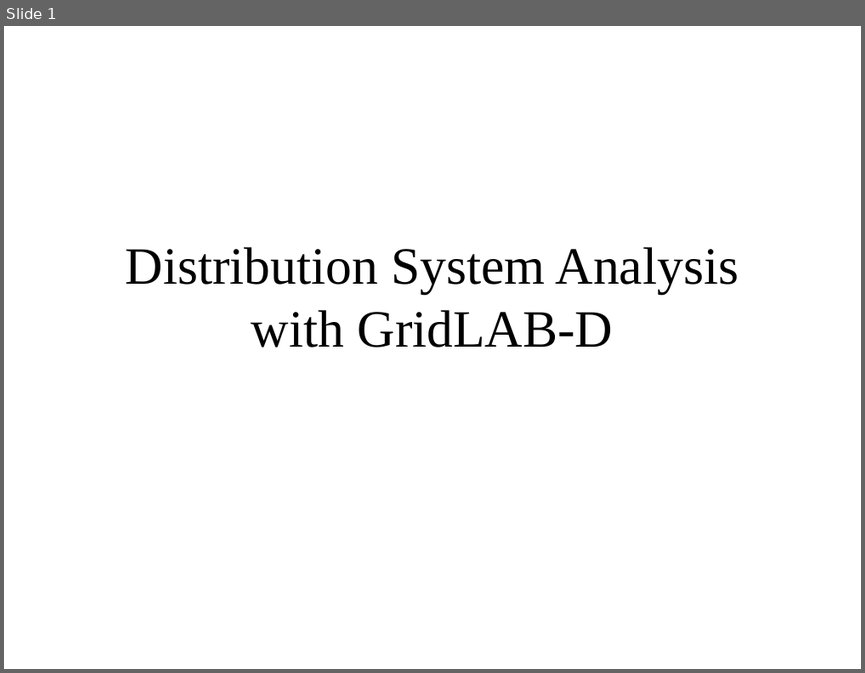
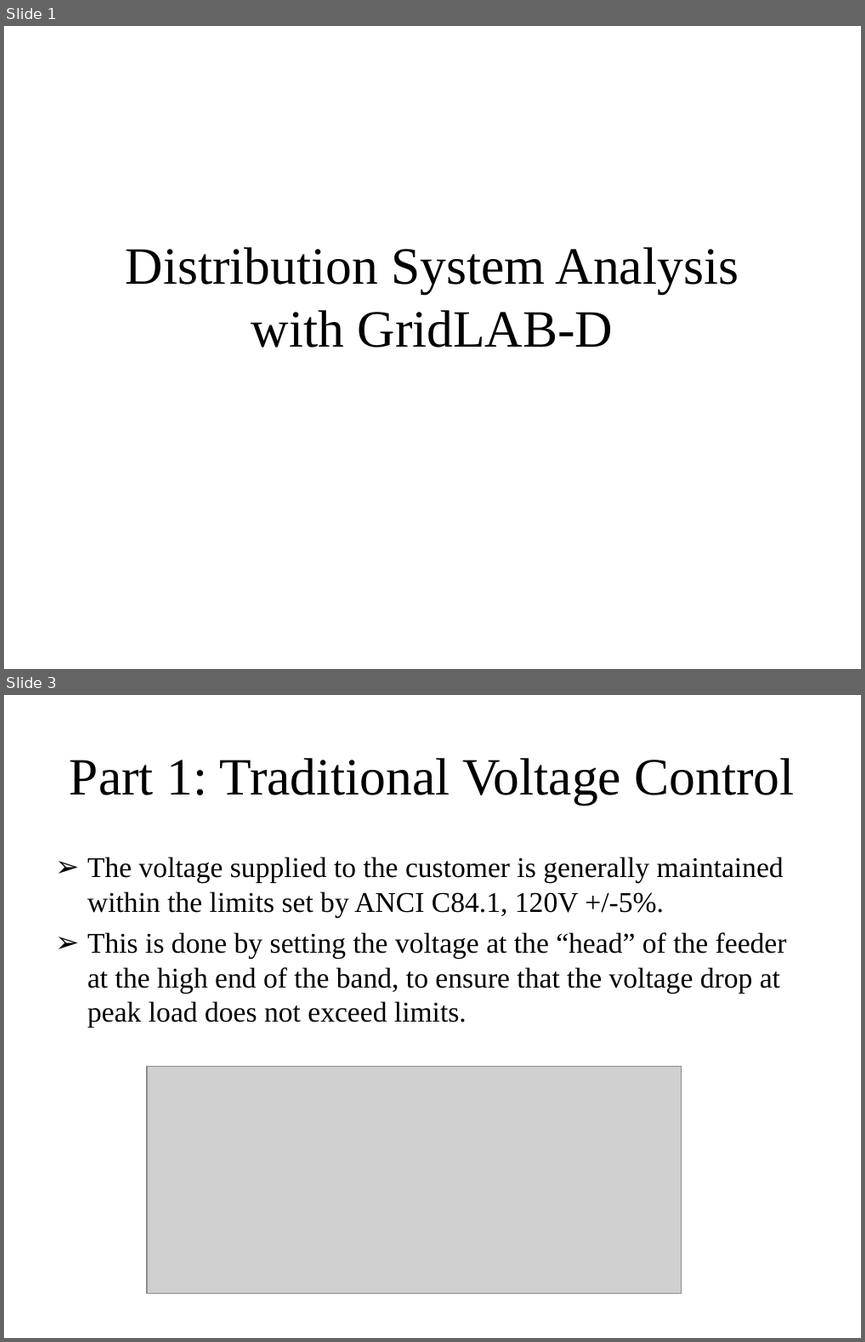
Before and after one commit to gridlab-d/course, a slide deck: Distribution Analysis Course/2.0 - CVR.ppt. Shown one above the other, each under a label of ours: slide 1 before the commit, slides 1 and 3 after it; the slides between them are not shown. The pictures are 865x673 and 865x1342 pixels, drawn with LibreOffice and Linux fonts; fonts in the diff are those of the drawing; grey boxes stand for pictures. Boxes give left, top, right and bottom in pixels: in the first picture for what was removed or moved away, otherwise in the second. Text is boxed around its words. In the diff, an @@ line names an element or a change of style, - is before the commit and + after.

```diff
--- a/Distribution Analysis Course/2.0 - CVR.ppt
+++ b/Distribution Analysis Course/2.0 - CVR.ppt
@@ slide 3 added at box(4, 695, 861, 1338), background #FFFFFF @@
@@ title added at box(69, 758, 794, 805), 44 pt, text #000000 @@
+Part 1: Traditional Voltage Control
@@ text added at box(87, 857, 787, 1027), 24 pt, text #000000 @@
+➢ The voltage supplied to the customer is generally maintained within the limits set by ANCI C84.1, 120V +/-5%.
+➢ This is done by setting the voltage at the “head” of the feeder at the high end of the band, to ensure that the voltage drop at peak load does not exceed limits.
@@ picture added at box(147, 1066, 681, 1293) @@
```
Also in this commit, not shown: 59 other slides added, 1 slide removed, 1 other file.
